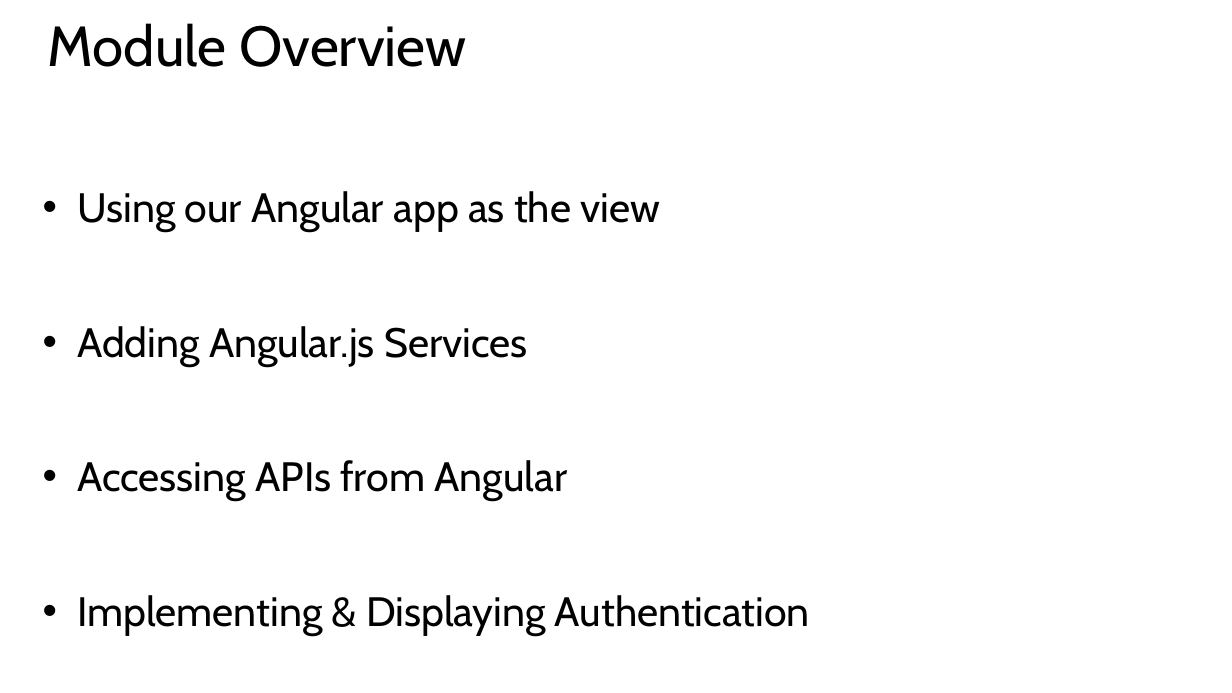
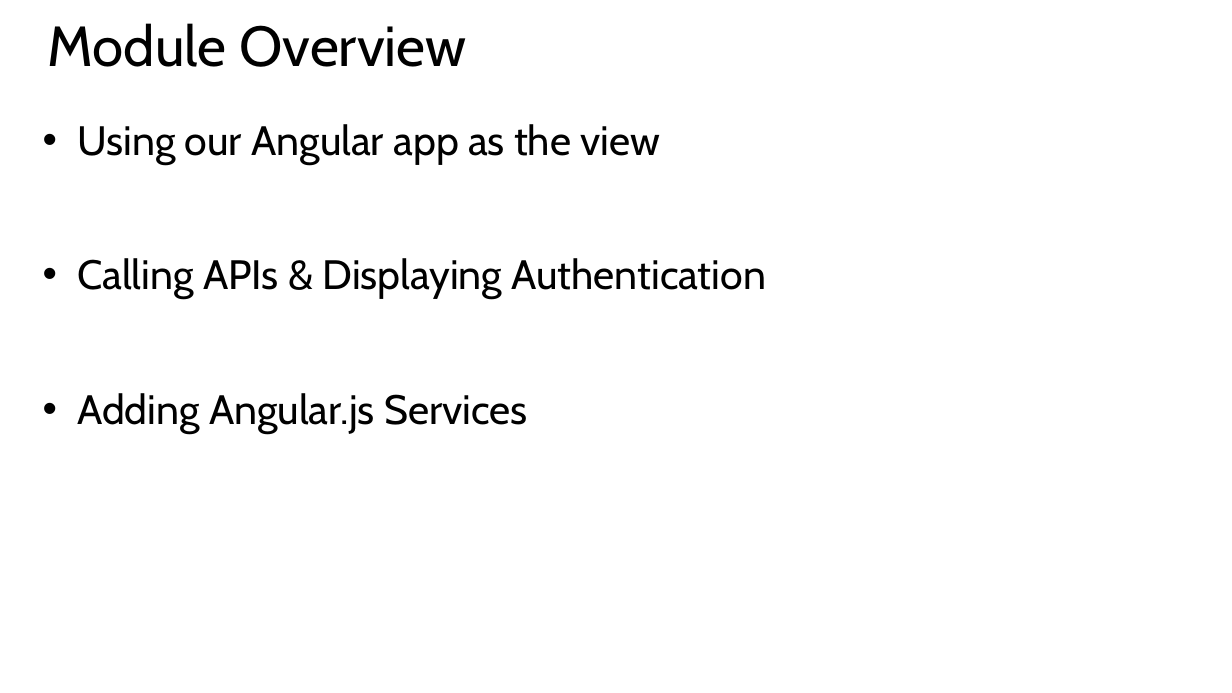
Before and after one commit to hwz/chirp, a slide deck: slide 2 of slides/module5.pptx. Drawn at 1232x693 pixels with LibreOffice and Linux fonts; fonts in the diff are those of the drawing. Boxes give left, top, right and bottom in pixels: in the first picture for what was removed or moved away, otherwise in the second. Text is boxed around its words. In the diff, an @@ line names an element or a change of style, - is before the commit and + after.

Commit message:
module 5 complete (?)

```diff
--- a/slides/module5.pptx
+++ b/slides/module5.pptx
@@ text at (x1=77, y1=258, x2=766, y2=299): paragraph added @@
+• Calling APIs & Displaying Authentication
@@ text at (x1=77, y1=460, x2=810, y2=636): paragraphs removed @@
-• Accessing APIs from Angular
-• Implementing & Displaying Authentication
```
Also in this commit, not shown: 3 slides added, 1 slide removed, 23 other files.
